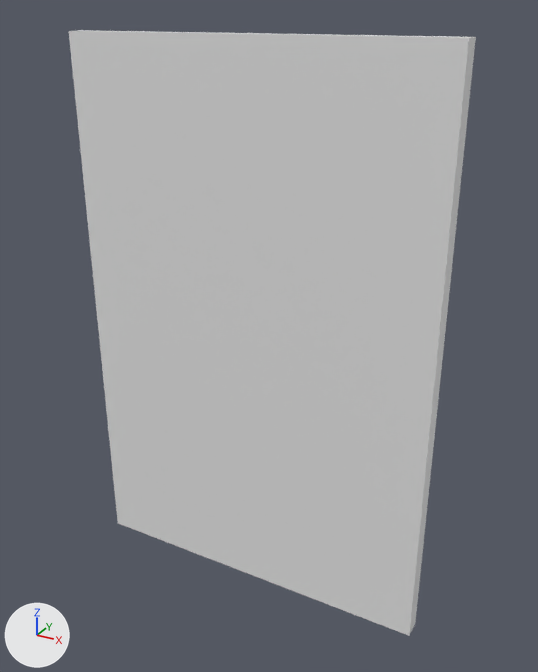
The FBX model ArtAssets/Environment/SM_WallTile_2M.fbx: old version first, new version second.
Camera for both pictures: a camera (50 mm lens) standing at (1.8, -3.13, 3.1) and looking at (0.08, -0.01, 1.54). The axes (+X, +Y, +Z) are drawn at lower left. The lights are the same throughout. The older version comes first. Where no turn or scale is listed for an object, it has been applied to the vertices.

Objects in the first picture: 'SM_WallTile_2M'.
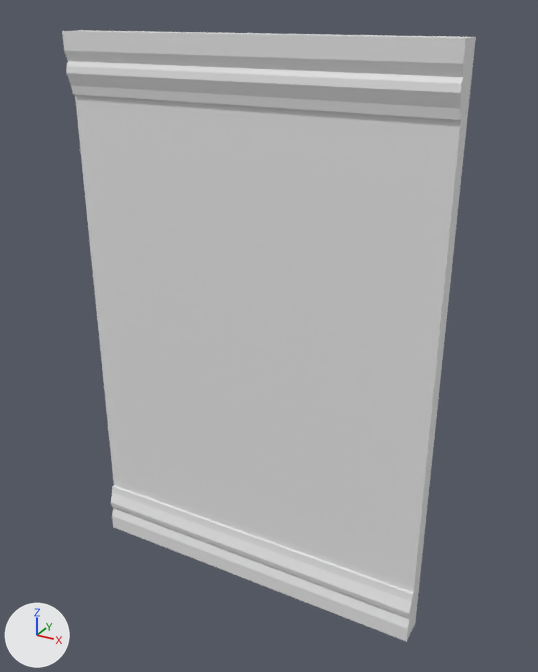
Patch to the scene script:
```diff
--- a/ArtAssets/Environment/SM_WallTile_2M.fbx.py
+++ b/ArtAssets/Environment/SM_WallTile_2M.fbx.py
@@ me_mesh @@
 # used by ob_sm_walltile_2m; location = (0.0, 0.0, 0.0)
-me_mesh.from_pydata(...)  # 8 vertices, 6 faces; spans x -1.0..1.0, y -0.1..0.0, z 0.0..3.0
+me_mesh.from_pydata(...)  # 60 vertices, 58 faces; spans x -1.0..1.0, y -0.15..0.0, z 0.0..3.0
+# me_mesh part 1
+# 32 vertices are added at x -1.0..1.0, y -0.15..-0.1, z 0.0..3.0
+# 20 new vertices lie (2.0, 0.0, 0.0) away from vertices in x -1.0, y -0.15..-0.1, z 0.14..2.86
+# 52 new faces join them
 me_mesh.materials.append(mat_openpbr_shader1)
```

Boxes [x1, y1, x2, y2] around the edits, measured in the pictures (538 x 672 px):
'SM_WallTile_2M', reshaped
    before: [69, 30, 476, 636]
    after: [62, 30, 476, 642]
part 1 of me_mesh, added
    after: [62, 31, 469, 642]
